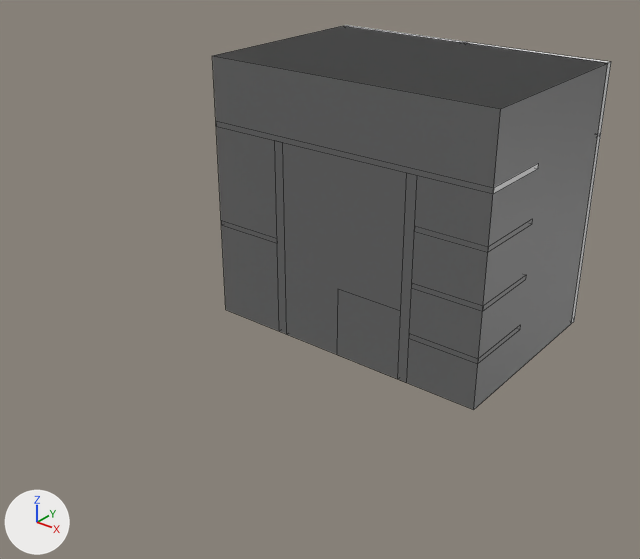
Before and after pictures for a commit that changed the Blender file TheCloset/Assets/Models/Closet.blend.
Rendered twice from a camera (50 mm lens) standing at (45.0, -69.0, 44.0) and looking at (-0.2, -12.5, 9.0). The lights are fixed; the arrows at lower left show +X, +Y and +Z. Mesh edges are drawn as thin lines.

Names of what the first picture shows: 'Separators', 'Walls', 'WallsExterior'.
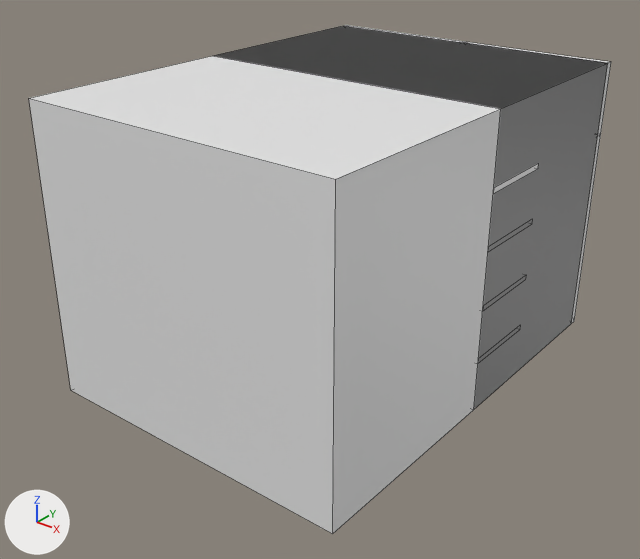
Boxes [x1, y1, x2, y2] around the edits, measured in the pictures (640 x 559 px):
'Outside', added
    after: [29, 56, 501, 534]
'Walls', unchanged, covered by the edit
    before: [213, 26, 608, 409]
    after: [214, 26, 608, 323]
'Separators', unchanged, covered by the edit
    before: [216, 121, 538, 383]
    after: [489, 164, 538, 251]

The change, as a list of edits to the scene's bpy script:
```text
Add me_cube_006:
    me_cube_006.from_pydata(...)  # a box spanning x -1.0..1.0, y -1.0..1.0, z 0.0..2.67
Add ob_outside:
    ob_outside = bpy.data.objects.new('Outside', me_cube_006)
    ob_outside.location = (0.0, -20.0, 0.0)
    ob_outside.scale = (15.0, 10.0, 10.0)
```
